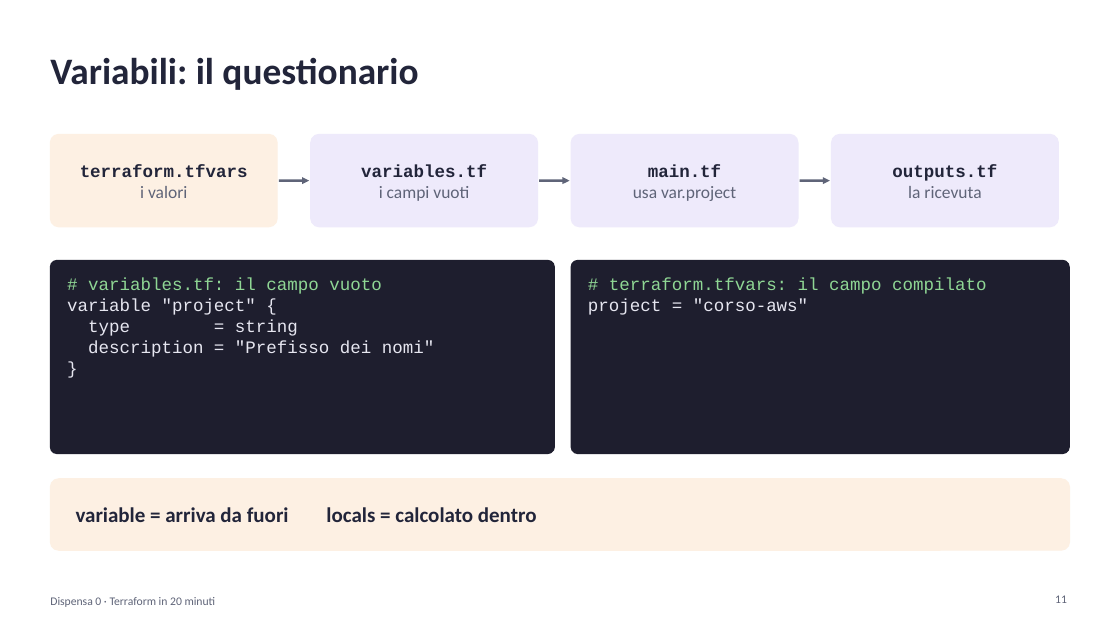
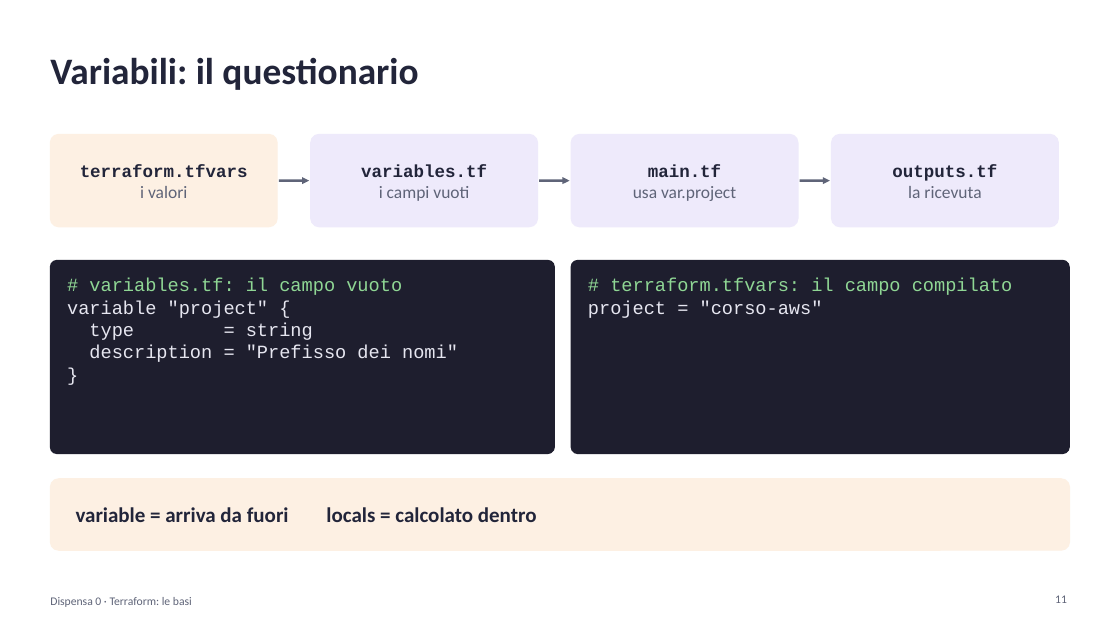
Before and after one commit to cereZ23/aws, a slide deck: slide 11 of slide/slide-0-terraform.pptx. Drawn at 1120x630 pixels with LibreOffice and Linux fonts; fonts in the diff are those of the drawing. Boxes give left, top, right and bottom in pixels: in the first picture for what was removed or moved away, otherwise in the second. Text is boxed around its words. In the diff, an @@ line names an element or a change of style, - is before the commit and + after.

Commit message:
Slide più leggibili: codice più grande, espressioni for, schema della rete; dispensa 0 rinominata

```diff
--- a/slide/slide-0-terraform.pptx
+++ b/slide/slide-0-terraform.pptx
@@ text "# variables.tf: il campo vuoto" at (67, 278, 458, 362): size 15 to 16 pt @@
@@ text "# terraform.tfvars: il campo compilato" at (588, 278, 1013, 318): size 15 to 16 pt @@
@@ text at (50, 597, 192, 607): text changed @@
-Dispensa 0 · Terraform in 20 minuti
+Dispensa 0 · Terraform: le basi
```
Also in this commit, not shown: 16 other slides changed, 3 other files.
